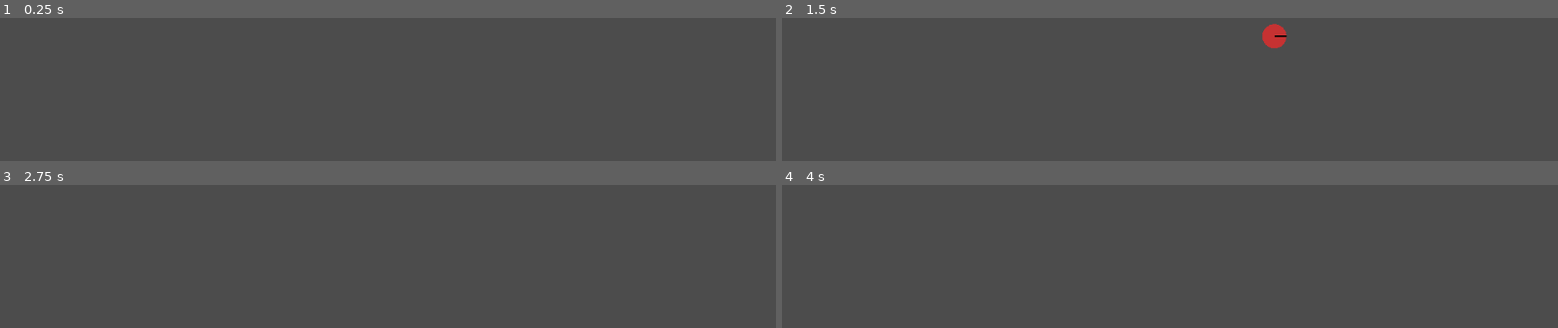
Above: before the commit, frames 1-4 (two rows, left to right).
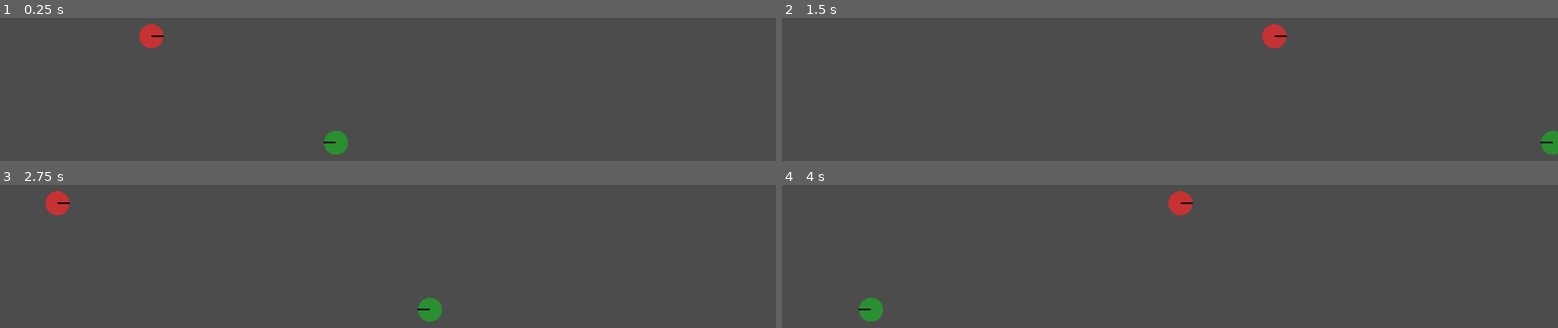
Above: after the commit, the same moments.

Repository: notapixelstudio/starship-olympics
Game: Godot game, scene res://Arena.tscn
Two runs of this game, one before a commit and one after it. Both use one fixed random seed, a clock stepped at 60 frames per second and the inputs below.
Inputs:
- Up to frame 1 (0.25 s): no input
- Up to frame 2 (1.5 s): no input
- Up to frame 3 (2.75 s): no input
- Up to frame 4 (4 s): no input

The runs differ from the first frame. In frame 1, 0.8% of the frame differs, in the area x 18-45%, y 4-96%; in frame 2, 0.3%; in frame 3, 0.8%, in the area x 5-57%, y 4-96%; in frame 4, 0.8%.

Commit message:
Fix for wrap

Diff:
--- a/Ship.gd
+++ b/Ship.gd
@@ -20,7 +20,6 @@
 	$Circle.radius = RADIUS
 	width = get_viewport().size.x
 	height = get_viewport().size.y
-	print(width)
 
 func _physics_process(delta):
 	left = Input.is_action_pressed(player+'_left')
@@ -40,12 +39,12 @@
 	# wrap
 	if position.x > width:
 		position.x -= width
-	elif position.x <= width:
+	elif position.x <= 0:
 		position.x += width
 
 	if position.y > height:
 		position.y -= height
-	elif position.y <= height:
+	elif position.y <= 0:
 		position.y += height
 
 	# dash recover
